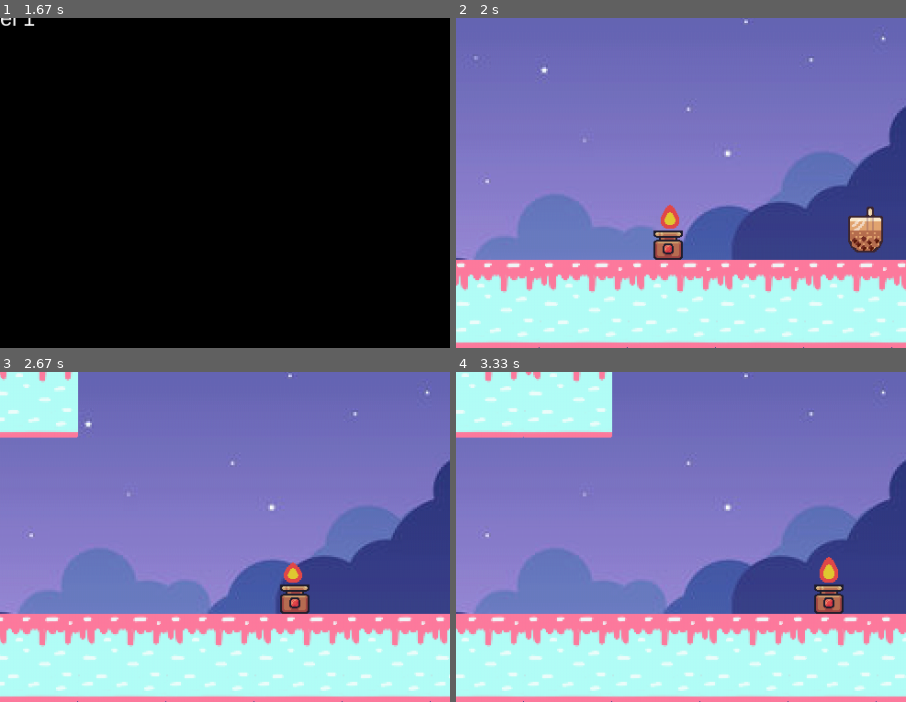
Above: before the commit, frames 1-4 (two rows, left to right).
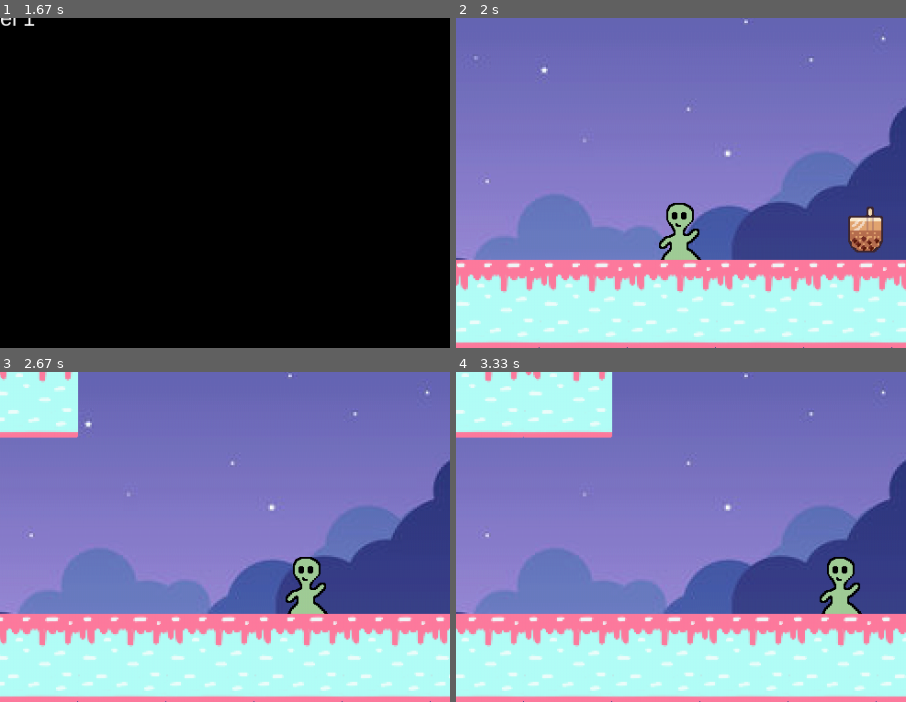
Above: after the commit, the same moments.

Repository: biancafu/pygame_hackathon
Game: pygame game, started from main.py
The game is run twice, just before and just after one commit, with the same random seed, the same clock (stepped at 60 frames per second) and the same inputs.
Inputs:
- Up to frame 1 (1.67 s): click "Start Game" at 0.38 s
- Up to frame 2 (2 s): hold Left from 1.67 s (still down)
- Up to frame 3 (2.67 s): release Left at 2.2 s; tap S at 2.23 s; hold Left from 2.57 s (still down)
- Up to frame 4 (3.33 s): release Left at 2.97 s; hold Right from 3 s (still down); tap S at 3.15 s
The pictures show only the part of the screen within x 50-100%, y 50-100%; the shares and areas given below are measured in that part.

Frame 1 is identical in both runs. In frame 2, 1.4% of the frame differs, in the area x 43-55%, y 56-74%; in frame 3, 1.4%; in frame 4, 1.4%, in the area x 79-91%, y 56-74%.

Commit message:
Replace fire trap with Alien

Diff:
--- a/main.py
+++ b/main.py
@@ -381,17 +381,17 @@
 
     def __init__(self, x, y, width, height):
         super().__init__(x, y, width, height, "fire")
-        self.fire = load_sprite_sheets("Traps", "Fire", width, height)
-        self.image = self.fire["off"][0]
+        self.fire = load_sprite_sheets("Traps", "Alien", 32, 32)
+        self.image = self.fire["Idle"][0]
         self.mask = pygame.mask.from_surface(self.image)
         self.animation_count = 0
-        self.animation_name = "off"
-
-    def on(self):
-        self.animation_name = "on"
-
-    def off(self):
-        self.animation_name = "off"
+        self.animation_name = "Idle"
+
+    # def on(self):
+    #     self.animation_name = "on"
+
+    # def off(self):
+    #     self.animation_name = "off"
 
     def loop(self):
         sprites = self.fire[self.animation_name]
@@ -822,7 +822,7 @@
             collectibles_bullets = CollectibleBullets(1100, WIN_HEIGHT - block_size - 64, 32, 32)
             #blocks and traps
             fire = Fire(700, WIN_HEIGHT - block_size - 64, 16, 32)
-            fire.on()
+            # fire.on()
             floor = [Block(i * block_size, WIN_HEIGHT - block_size, block_size) for i in range(-WIN_WIDTH // block_size, (WIN_WIDTH * 20)// block_size)]
 
             placed_traps = set()  # set to keep track of placed trap coordinates
@@ -876,7 +876,7 @@
             collectibles_bullets = CollectibleBullets(1100, WIN_HEIGHT - block_size - 64, 32, 32)
             #blocks and traps
             fire = Fire(700, WIN_HEIGHT - block_size - 64, 16, 32)
-            fire.on()
+            # fire.on()
             floor = [Block(i * block_size, WIN_HEIGHT - block_size, block_size) for i in range(-WIN_WIDTH // block_size, (WIN_WIDTH * 20)// block_size)]
 
             placed_traps = set()  # set to keep track of placed trap coordinates
@@ -957,7 +957,7 @@
             #blocks and traps
             monster = Monster(block_size * 8, WIN_HEIGHT - block_size * 5.5, 24, 24, block_size * 2)
             fire = Fire(3900, WIN_HEIGHT - block_size - 64, 16, 32)
-            fire.on()
+            # fire.on()
             floor = [Block(i * block_size, WIN_HEIGHT - block_size, block_size) for i in range(-WIN_WIDTH // block_size, (WIN_WIDTH * 11)// block_size)]
 
             placed_traps = set()  # set to keep track of placed trap coordinates
